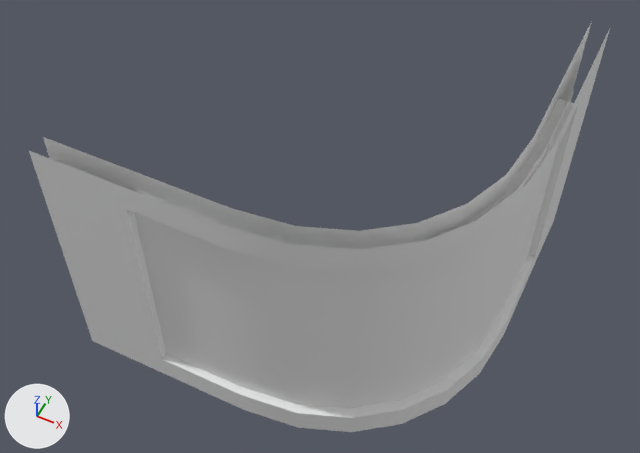
Two versions of the FBX model Assets/Meshes/Modular/Modular_Wall_Window_Curve.fbx, one commit apart.
One viewpoint serves both versions: a 50 mm lens placed at (2.95, -6.24, 8.49), pointed at (0.05, -0.45, 1.24). Lighting does not change. The marker at lower left points along +X, +Y and +Z. Where no turn or scale is listed for an object, it has been applied to the vertices.

The first picture shows 'Modular_Wall_Window_Curve', 'Window.001'.
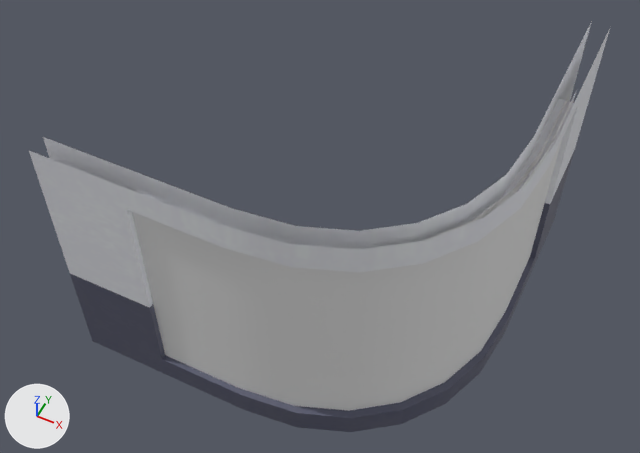
The newer file is also turned or shifted as a whole; pictures and numbers use the older file's frame.

The change, as JSON lines over the scene's bpy script:
```json
{"op": "add", "block": "img_modular_wall_straight_uv_basecolor_png", "code": ["img_modular_wall_straight_uv_basecolor_png = load_image('Modular_Wall_Straight_UV_BaseColor.png', '../../Textures/Modular Pieces/Wall/Modular_Wall_Straight_UV_BaseColor.png', 1024, 1024, 'sRGB')"]}
{"op": "add", "block": "mat_material", "code": ["mat_material = principled_material('Material')", "mat_material.base_color = (0.8, 0.8, 0.8)  # white #e7e7e7"]}
{"op": "add", "block": "mat_wall", "code": ["mat_wall = principled_material('WALL')", "mat_wall.texture = img_modular_wall_straight_uv_basecolor_png"]}
{"block": "me_plane_072", "where": "# used by ob_window_001; location = (0.0, 0.0, 0.0)"}
{"op": "remove", "block": "me_plane_072", "code": "me_plane_072.from_pydata(...)  # 18 vertices, 8 faces; spans x -1.09..2.11, y -2.11..1.09, z 0.18..2.82"}
{"op": "add", "block": "me_plane_072", "code": "me_plane_072.from_pydata(...)  # 36 vertices, 16 faces; spans x -1.09..2.14, y -2.14..1.09, z 0.18..2.82"}
{"block": "me_plane_072", "change": "me_plane_072 part 2: the whole mesh is rebuilt"}
{"op": "add", "block": "me_plane_072", "code": "me_plane_072.materials.append(mat_material)  # white #e7e7e7"}
{"block": "me_plane_067", "where": "# used by ob_modular_wall_window_curve; location = (0.0, 0.0, 0.0)"}
{"op": "remove", "block": "me_plane_067", "code": "me_plane_067.from_pydata(...)  # 88 vertices, 68 faces; spans x -2.0..2.2, y -2.2..2.0, z 0.0..3.0"}
{"op": "add", "block": "me_plane_067", "code": "me_plane_067.from_pydata(...)  # 88 vertices, 62 faces; spans x -2.0..2.2, y -2.2..2.0, z 0.0..3.0"}
{"block": "me_plane_067", "change": "me_plane_067 part 1: 62 faces spanning x -2.0..2.2, y -2.2..2.0, z 0.0..3.0 switch from no material to mat_wall (picture img_modular_wall_straight_uv_basecolor_png)"}
```

Changed parts and their boxes (x1, y1, x2, y2) in the pictures (640 x 453 px):
```json
{"object": "Window.001", "change": "reshaped", "before": [134, 90, 574, 409], "after": [132, 88, 577, 411]}
{"part": 1, "of": "me_plane_067", "change": "recoloured", "before": [69, 89, 579, 432], "after": [69, 89, 579, 432]}
```
